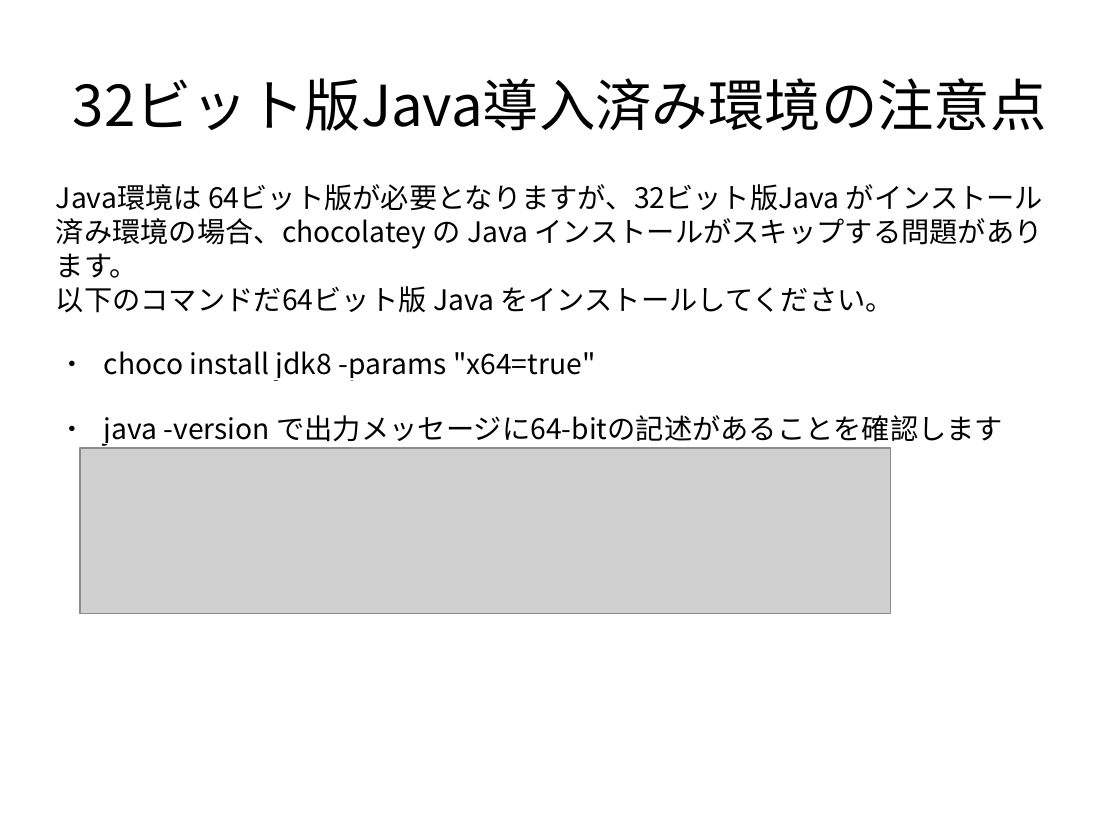
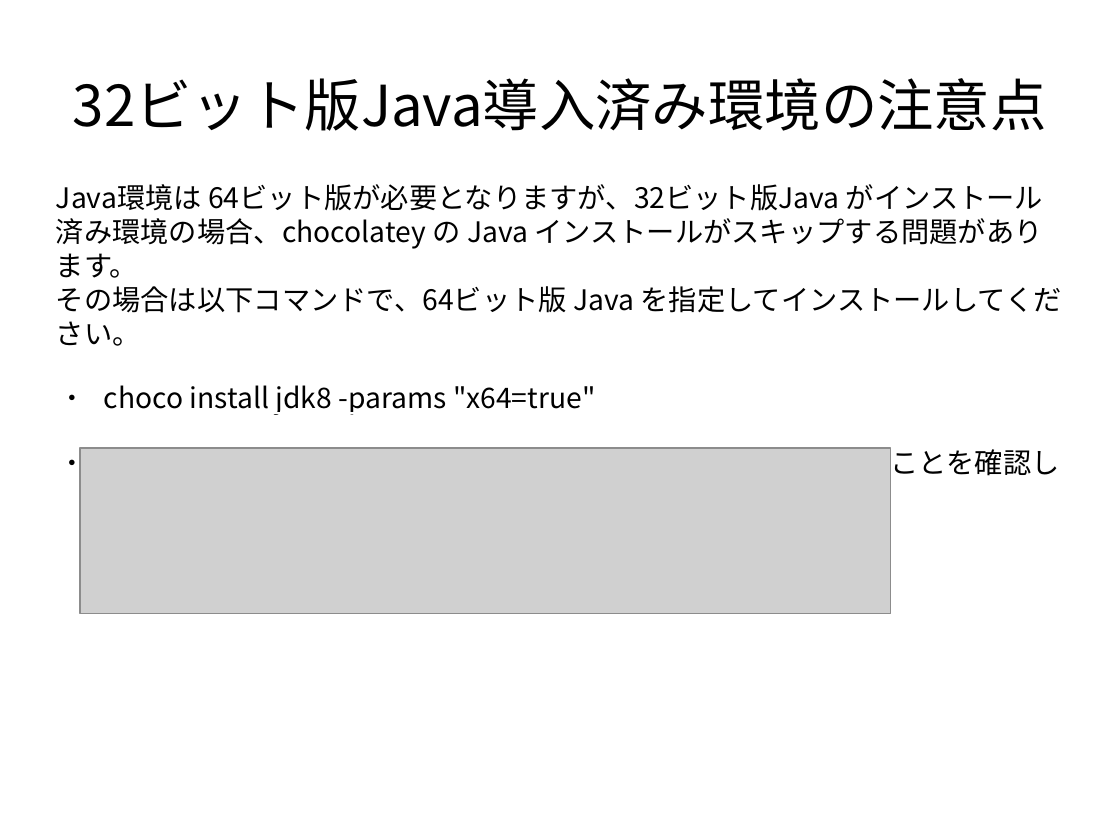
Before and after one commit to frsw3nr/gradle-server-acceptance, a slide deck: slide 11 of docs/jp/tutorial_test_pc.pptx. Drawn at 1120x840 pixels with LibreOffice and Linux fonts; fonts in the diff are those of the drawing; grey boxes stand for pictures. Boxes give left, top, right and bottom in pixels: in the first picture for what was removed or moved away, otherwise in the second. Text is boxed around its words. In the diff, an @@ line names an element or a change of style, - is before the commit and + after.

```diff
--- a/docs/jp/tutorial_test_pc.pptx
+++ b/docs/jp/tutorial_test_pc.pptx
@@ text at <box>56,286,1062,346</box>: text changed @@
-以下のコマンドだ64ビット版 Java をインストールしてください。
+その場合は以下コマンドで、64ビット版 Java を指定してインストールしてください。
@@ text at <box>104,444,1059,480</box>: text changed @@
-● java -version で出力メッセージに64-bitの記述があることを確認します
+● java -version を実行し、出力メッセージに64-bitの記述があることを確認します
```
Also in this commit, not shown: 5 other slides changed, 2 other files.
